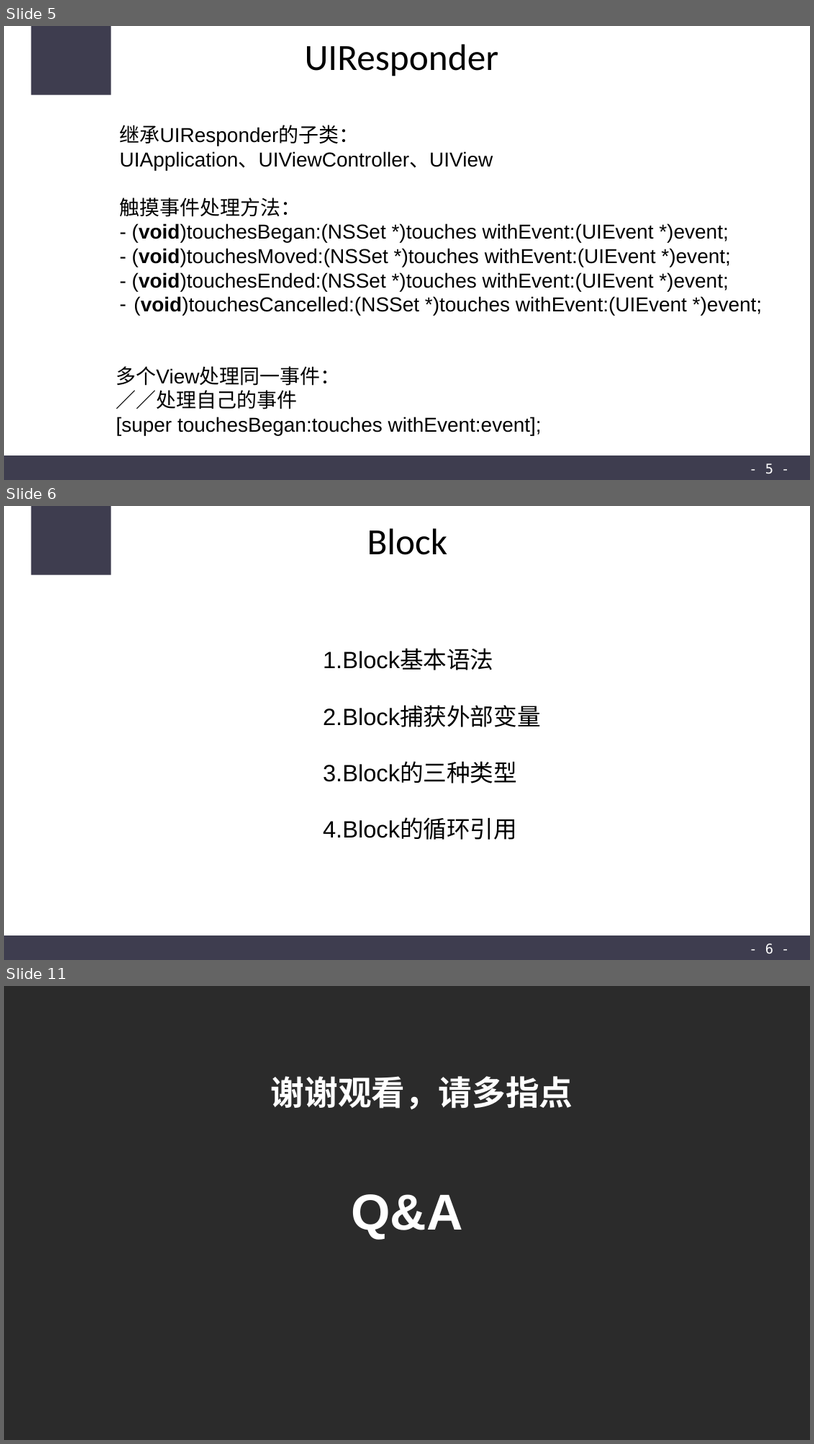
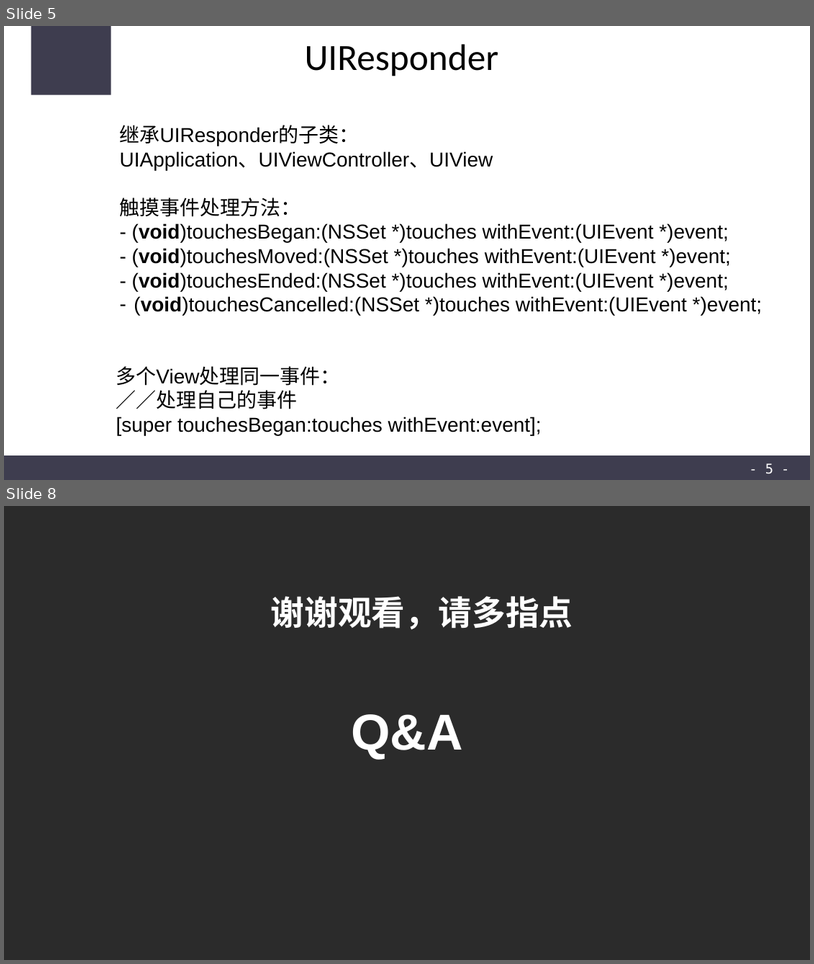
Before and after one commit to CODEJY/IOSProjects, a slide deck: Sharing3.ppt. Shown one above the other, each under a label of ours: slides 5, 6 and 11 before the commit, slides 5 and 8 after it; the slides between them are not shown. The pictures are 814x1444 and 814x964 pixels, drawn with LibreOffice and Linux fonts; fonts in the diff are those of the drawing; background and template pictures are left out; a plain dark background stands for a picture behind light text. Boxes give left, top, right and bottom in pixels: in the first picture for what was removed or moved away, otherwise in the second. Text is boxed around its words. In the diff, an @@ line names an element or a change of style, - is before the commit and + after.

```diff
--- a/Sharing3.ppt
+++ b/Sharing3.ppt
@@ slide 6 removed at box(4, 506, 810, 960), background #FFFFFF; not listed: 3 template elements that a slide beside it also shows @@
@@ title removed at box(368, 528, 448, 555) @@
-Block
@@ text removed at box(323, 649, 541, 839) @@
-1.Block基本语法
-2.Block捕获外部变量
-3.Block的三种类型
-4.Block的循环引用
@@ what was slide 11 is now slide 8 @@
```
Also in this commit, not shown: 1 slide changed, 2 slides added, 4 other slides removed, 8 other files.
